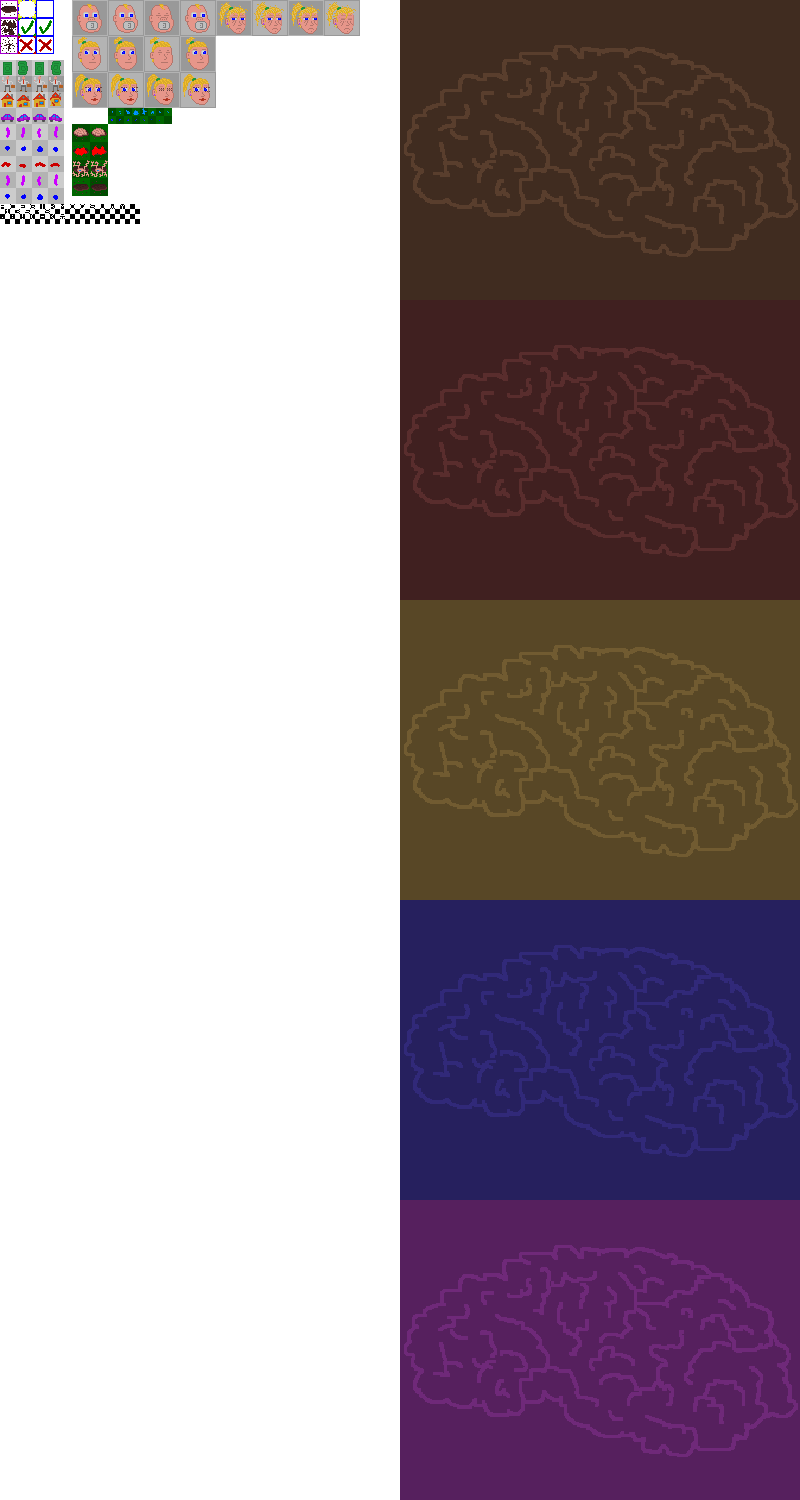
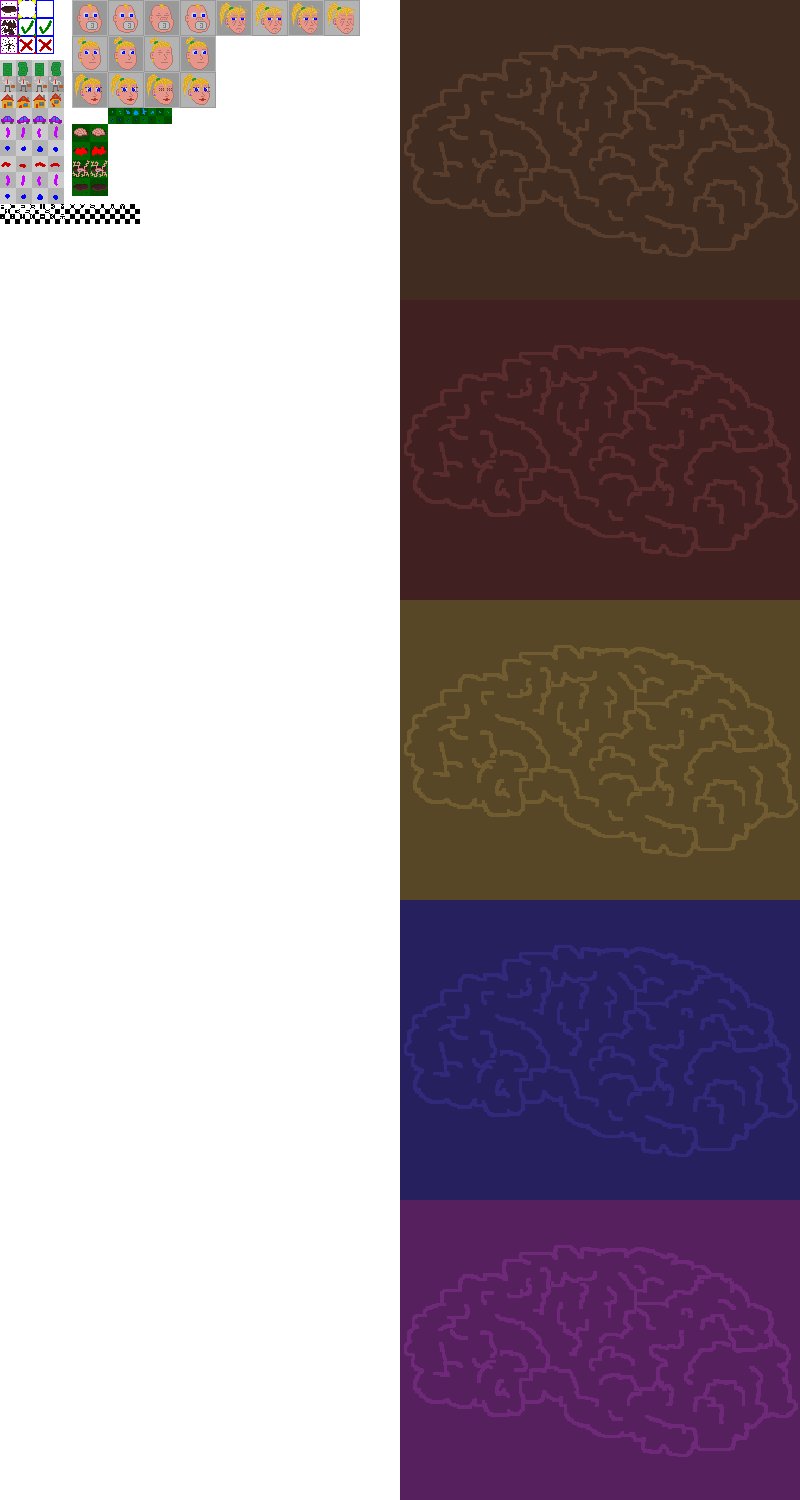
Layer changes from the first 800 × 1500 image to the second:
painted on "gfx" over [1,61,62,124]
